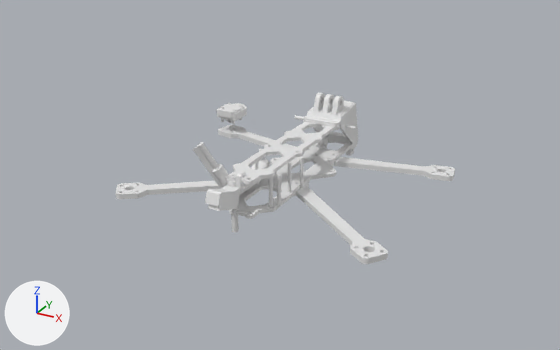
Before and after pictures for a commit that changed the Blender file src/prints.blend.
The view is the same before and after, from a 50 mm camera at (186.0, -361.0, 165.0) aimed at (-1.0, -21.0, -5.0). Every picture has the same lights, and +X, +Y and +Z are marked at lower left.

Before the edit, the objects in view are built like this:
```python
ob_4inchprop = bpy.data.objects.new('4InchProp', me_cylinder_002)
ob_4inchprop.location = (0.0, -14.3, 0.0)
ob_additionalcameramount_m3 = bpy.data.objects.new('AdditionalCameraMount.M3', me_cube_028)
ob_additionalcameramount_m3.parent = ob_cameramount_19mm
ob_additionalcameramount_m3.location = (43.59, 0.0, 10.54)
ob_additionalcameramount_m3.rotation_euler = (-0.0933, 0.0, 1.571)  # degrees (-5.3, 0, 90)
ob_arms = bpy.data.objects.new('arms', me_arms)
ob_arms.location = (0.0, 0.0, 0.0)
ob_bolt_3_5mm = bpy.data.objects.new('Bolt_3.5mm', me_cube_001)
ob_bolt_3_5mm.location = (11.0, 89.6, -2.3)
ob_bolt_3_5mm.rotation_euler = (0.0, 0.0, -1.571)  # degrees (0, 0, -90)
ob_camera_19mm = bpy.data.objects.new('Camera.19mm', me_cube_010)
ob_camera_19mm.location = (0.6, 39.4, 5.8)
ob_camera_19mm.rotation_euler = (1.309, 0.0, 3.142)  # degrees (75, 0, 180)
ob_cameramount_19mm = bpy.data.objects.new('CameraMount.19mm', me_camera_holder)
ob_cameramount_19mm.location = (0.0, 43.1, 1.8)
ob_cameramount_19mm.rotation_euler = (0.0, 0.0, 1.571)  # degrees (0, 0, 90)
ob_top_plate = bpy.data.objects.new('top_plate', me_top_plate)
ob_top_plate.location = (0.0, 0.0, 0.0)
ob_vtxantennamountb = bpy.data.objects.new('VtxAntennaMountB', me_cylinder_007)
ob_vtxantennamountb.location = (-10.3, -61.4, 5.8)
ob_vtxantennamountb.rotation_euler = (0.524, 0.0, -0.785)  # degrees (30, 0, -45)
ob_vtxantennamountbcut = bpy.data.objects.new('VtxAntennaMountBCut', me_cylinder_008)
ob_vtxantennamountbcut.parent = ob_vtxantennamountb
ob_vtxantennamountbcut.location = (160.0, -6.322, 18.03)
ob_vtxantennamountbcut.scale = (1.0, 1.0, 2.71)
# also in view: 'AirUnitHoles.001' at (0.0, -36.0, -1.0); 'bottom_plate' at (0.0, -3.0, -10.0); 'GpsMount' at (-4.0, -73.0, 3.0)
```
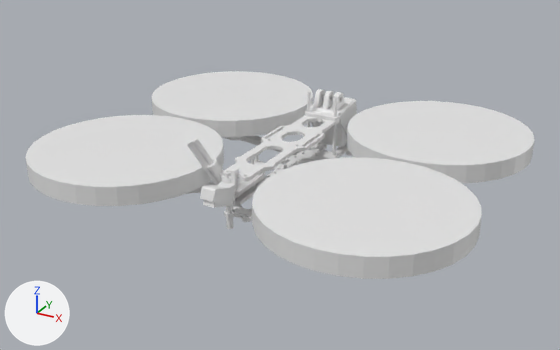
Where the newer file only moved an object's origin or applied its transform, the numbers keep the older frame.

Edits to the bpy script that builds the scene:
```text
Change me_camera_holder:
    where me_camera_holder.from_pydata(...)  # 42 vertices, 36 faces; spans x -18.0..15.1, y -11.0..0.0, z -10.6..15.1
    used by ob_cameramount_19mm; location = (0.0, 43.1, 1.8); rotation_euler = (0.0, 0.0, 1.571), in degrees (0, 0, 90)
    me_camera_holder part 1: all 6 vertices in x -12.3, y -11.0..0.0, z 6.0..8.0 are moved by (-0.6, 0.0, 3.4)
    me_camera_holder part 2: all 2 vertices in x -12.1..-11.0, y -11.0..-9.5, z 10.6..12.0 are moved by (-0.3, 0.0, 2.1)
    me_camera_holder part 3: all 8 vertices in x -11.7..9.4, y -11.0..0.0, z 11.1..14.2 are moved by (0.0, 0.0, 2.1)
    me_camera_holder part 4: all 8 vertices in x -18.0..-13.0, y -11.0..0.0, z 8.0..10.0 are moved by (0.0, 0.0, 3.4)
    me_camera_holder part 5: all 2 vertices in x 8.8, y -9.9..0.0, z 15.1 are moved by (0.1, 0.0, 2.1)
    me_camera_holder part 6: all 2 vertices in x 13.3, y -11.0..-9.5, z -3.6 are moved by (0.2, 0.0, 0.0)
Change me_arms:
    used by ob_arms; location = (0.0, 0.0, 0.0)
    remove me_arms.from_pydata(...)  # 1640 vertices, 3384 faces; spans x -79.0..79.0, y -73.0..48.0, z -14.0..-11.0
    add me_arms.from_pydata(...)  # 1576 vertices, 3256 faces; spans x -3.0..150.0, y 0.0..120.0, z 0.0..3.0
    me_arms part 7: 1640 vertices removed from x -79.0..79.0, y -73.0..48.0, z -14.0..-11.0; 1576 vertices added at x -3.0..150.0, y 0.0..120.0, z 0.0..3.0
Change me_top_plate:
    used by ob_top_plate; location = (0.0, 0.0, 0.0)
    remove me_top_plate.from_pydata(...)  # 416 vertices, 864 faces; spans x -11.5..11.5, y -64.8..30.7, z 7.7..9.7
    add me_top_plate.from_pydata(...)  # 432 vertices, 904 faces; spans x -14.0..14.0, y -69.4..29.6, z 0.0..2.0
    me_top_plate part 8: 416 vertices removed from x -11.5..11.5, y -64.8..30.7, z 7.7..9.7; 432 vertices added at x -14.0..14.0, y -69.4..29.6, z 0.0..2.0
Change ob_4inchprop:
    remove ob_4inchprop.hide_set(True)  # its collection is switched off
Change ob_camera_19mm:
    remove ob_camera_19mm.hide_set(True)  # its collection is switched off
Change ob_additionalcameramount_m3:
    ob_additionalcameramount_m3.location: (43.59, 0.0, 10.54) -> (43.59, 0.0, 12.67)
Change ob_arms:
    ob_arms.location: (0.0, 0.0, 0.0) -> (-73.4, -75.5, -13.8)
Change ob_top_plate:
    ob_top_plate.location: (0.0, 0.0, 0.0) -> (0.0, 0.6, 11.2)
Change ob_bolt_3_5mm:
    ob_bolt_3_5mm.location: (11.0, 89.6, -2.3) -> (10.5, 85.6, 1.2)
Change ob_vtxantennamountb:
    ob_vtxantennamountb.location: (-10.3, -61.4, 5.8) -> (-10.6, -65.5, 9.6)
Change ob_gpsmount:
    ob_gpsmount.location: (0.0, -74.0, 2.4) -> (0.0, -78.1, 5.9)
```

Pixel boxes (x1, y1, x2, y2) of what changed, in the pictures (560 x 350 px; the box of a moved part takes in the faces that stretch with it):
'4InchProp', shown: after (25, 71, 535, 279)
'arms', reshaped, moved: before (116, 125, 455, 264); after (186, 136, 345, 194)
'top_plate', reshaped, moved: before (228, 120, 340, 185); after (223, 115, 340, 181)
'CameraMount.19mm', reshaped: before (304, 101, 358, 144); after (304, 97, 357, 135)
'AdditionalCameraMount.M3', moved: before (313, 93, 344, 115); after (313, 89, 344, 111)
'GpsMount', moved: before (205, 185, 240, 206); after (200, 182, 236, 202)
'VtxAntennaMountBCut', moved: before (193, 142, 223, 188); after (187, 138, 218, 185)
'GpsMountCut', moved: before (208, 194, 238, 211); after (203, 191, 234, 208)
'Camera.19mm', shown: after (312, 121, 347, 147)
'VtxAntennaMountB', moved: before (212, 164, 228, 187); after (207, 159, 224, 184)
'Bolt_3.5mm', moved: before (231, 205, 239, 232); after (226, 200, 233, 229)
'VtxAntennaMountA.002', moved: before (236, 171, 245, 193); after (231, 168, 239, 190)
'VtxAntennaMountA', moved: before (227, 179, 237, 187); after (222, 175, 231, 184)
part 1 of me_camera_holder, moved or reshaped: before (312, 124, 355, 144); after (311, 119, 347, 135)
part 2 of me_camera_holder, moved or reshaped: before (307, 110, 341, 126); after (310, 107, 341, 120)
part 4 of me_camera_holder, moved or reshaped: before (304, 115, 340, 127); after (304, 110, 340, 121)
part 5 of me_camera_holder, moved or reshaped: before (310, 101, 356, 117); after (310, 97, 356, 114)
part 6 of me_camera_holder, moved or reshaped: before (317, 104, 358, 139); after (341, 101, 357, 129)
